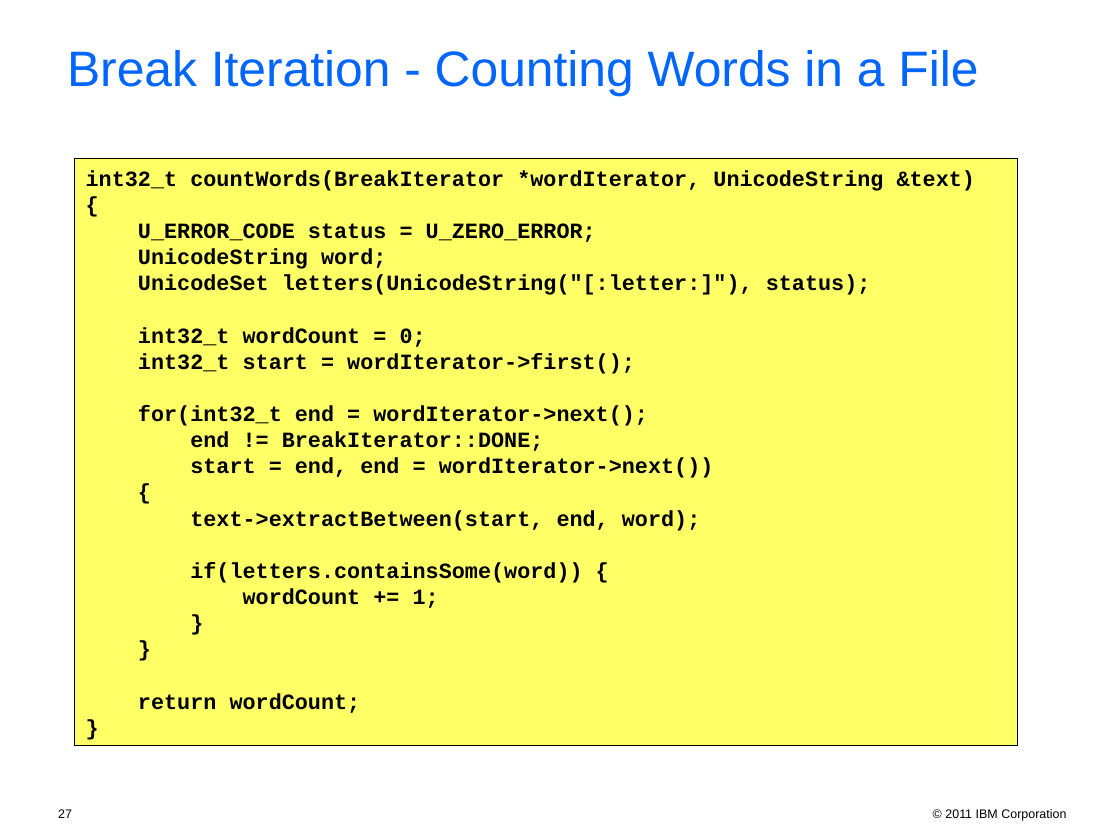
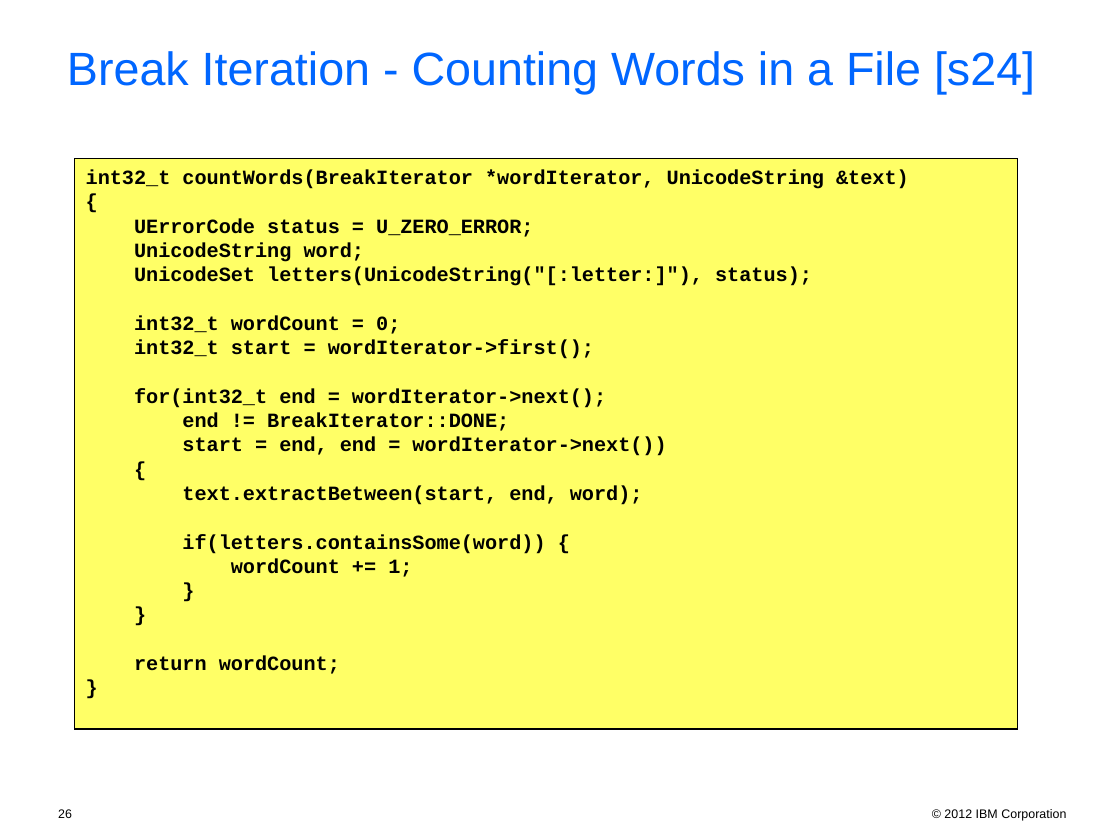
Before and after one commit to unicode-org/icu-docs, a slide deck: slide 26 of docs/pres/icu_workshop.ppt (slide 27 before the commit). Drawn at 1120x840 pixels with LibreOffice and Linux fonts; fonts in the diff are those of the drawing; background and template pictures are left out. Boxes give left, top, right and bottom in pixels: in the first picture for what was removed or moved away, otherwise in the second. Text is boxed around its words. In the diff, an @@ line names an element or a change of style, - is before the commit and + after.

```diff
--- a/docs/pres/icu_workshop.ppt
+++ b/docs/pres/icu_workshop.ppt
@@ text at [67, 51, 1035, 94]: text changed; size 32 to 30 pt @@
-Break Iteration - Counting Words in a File
+Break Iteration - Counting Words in a File [s24]
@@ rectangle "int32_t countWords(BreakIterator *wordIterator, UnicodeStrin ...": place and size @@
-rectangle "int32_t countWords(BreakIterator *wordIterator, UnicodeStrin ..." at [75, 159, 1018, 746]
+rectangle "int32_t countWords(BreakIterator *wordIterator, UnicodeStrin ..." at [75, 159, 1018, 729]
@@ text in rectangle at [86, 170, 909, 674]: size 14 to 13 pt in "int32_t countWords(BreakIterator *wordIterator, UnicodeStrin ...", "{", "UnicodeString word;", "UnicodeSet letters(UnicodeString("[:letter:]"), status);" and 12 more places @@
@@ text in rectangle at [134, 218, 533, 237]: text changed; size 14 to 13 pt @@
-U_ERROR_CODE status = U_ZERO_ERROR;
+UErrorCode status = U_ZERO_ERROR;
@@ text in rectangle at [182, 486, 643, 505]: text changed; size 14 to 13 pt @@
-text->extractBetween(start, end, word);
+text.extractBetween(start, end, word);
@@ page number at [58, 809, 72, 818]: text changed @@
-27
+26
@@ text at [944, 809, 1066, 821]: text changed @@
-© 2011 IBM Corporation
+© 2012 IBM Corporation
```
Also in this commit, not shown: 56 other slides changed, 1 slide added, 2 slides removed, 2 other files.
